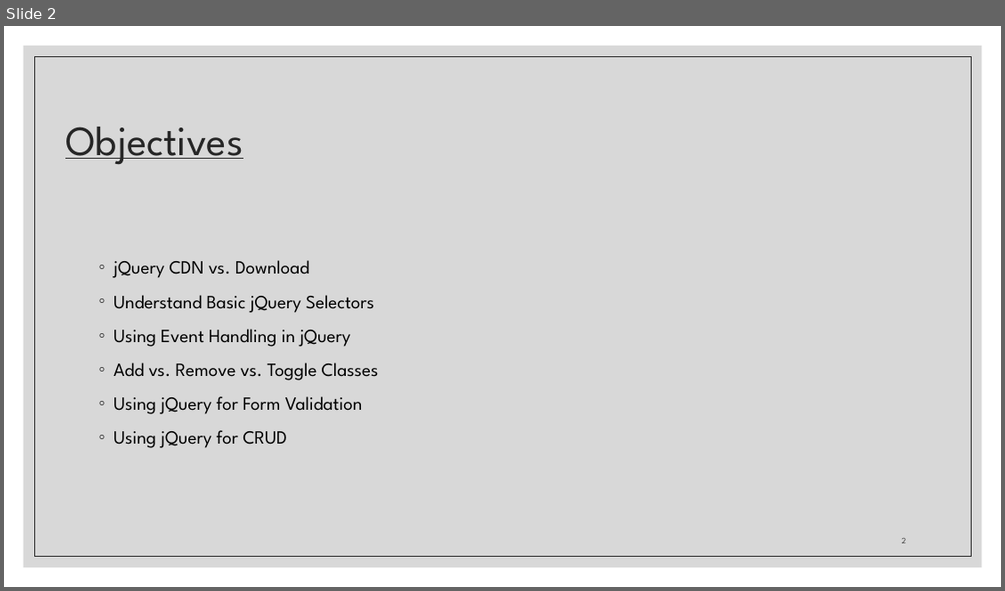
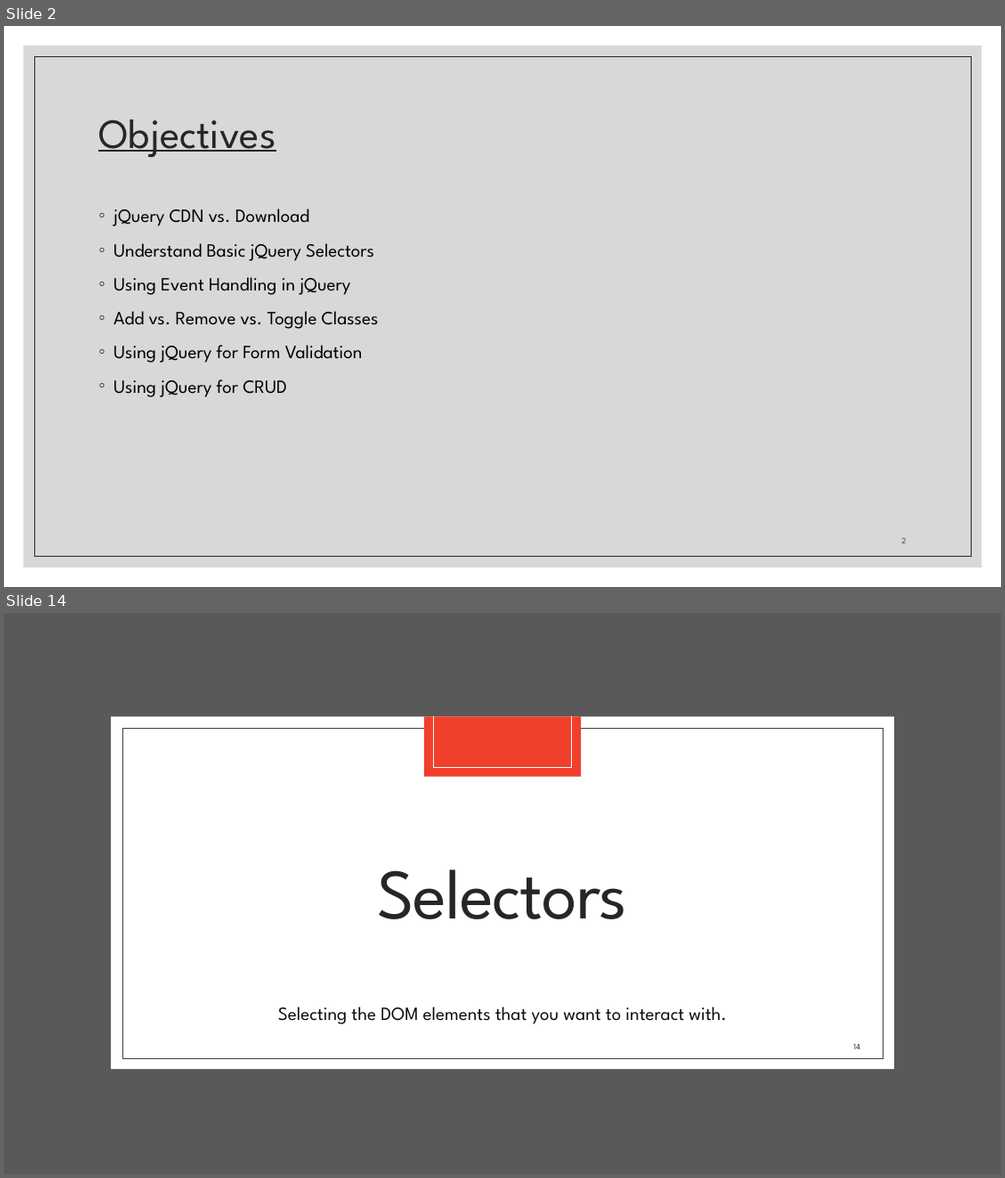
Before and after one commit to zackstotts/base-node-curriculum, a slide deck: unit_00/html_review/05 jQuery.pptx. Shown one above the other, each under a label of ours: slide 2 before the commit, slides 2 and 14 after it; the slides between them are not shown. The pictures are 1005x591 and 1005x1178 pixels, drawn with LibreOffice and Linux fonts; fonts in the diff are those of the drawing. Boxes give left, top, right and bottom in pixels: in the first picture for what was removed or moved away, otherwise in the second. Text is boxed around its words. In the diff, an @@ line names an element or a change of style, - is before the commit and + after.

```diff
--- a/unit_00/html_review/05 jQuery.pptx
+++ b/unit_00/html_review/05 jQuery.pptx
@@ slide 14 added at [4,613,1001,1174], background #FFFFFF @@
@@ rectangle added at [4,613,1001,1174], fill #595959 @@
@@ rectangle added at [111,717,894,1070], fill #FFFFFF @@
@@ rectangle added at [424,717,582,777], fill #F03F2B @@
@@ line added from (433, 717) to (433, 767), #FFFFFF 0.5 pt @@
@@ line added from (572, 717) to (572, 767), #FFFFFF 0.5 pt @@
@@ rectangle added at [122,728,882,1058], outline #404040 0.5 pt @@
@@ line added from (433, 767) to (572, 767), #FFFFFF 0.5 pt @@
@@ title added at [377,869,627,919], 68 pt, text #262626 @@
+Selectors
@@ text added at [278,1006,727,1024], 18 pt, text #0D0D0D @@
+Selecting the DOM elements that you want to interact with.
@@ page number added at [853,1044,859,1049], 8 pt, text #262626 @@
+14
@@ slide 2 changed as well @@
@@ title "Objectives": place and size @@
-title "Objectives" at [65,127,243,165]
+title "Objectives" at [98,119,275,158]
@@ text "jQuery CDN vs. Download": place and size @@
-text "jQuery CDN vs. Download" at [113,260,379,448]
+text "jQuery CDN vs. Download" at [113,208,379,397]
```
Also in this commit, not shown: 34 other slides changed, 9 other slides added, 2 slides removed.
